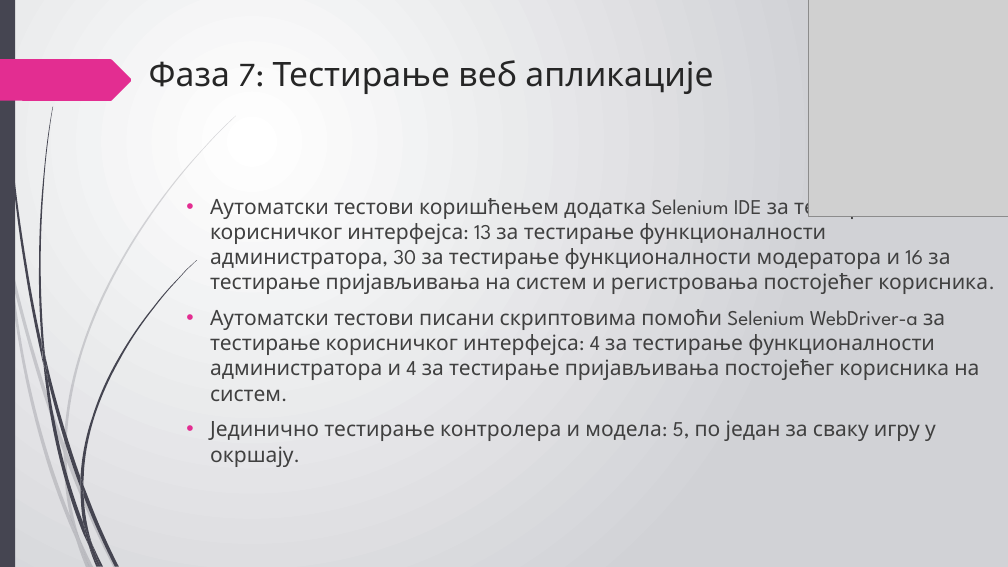
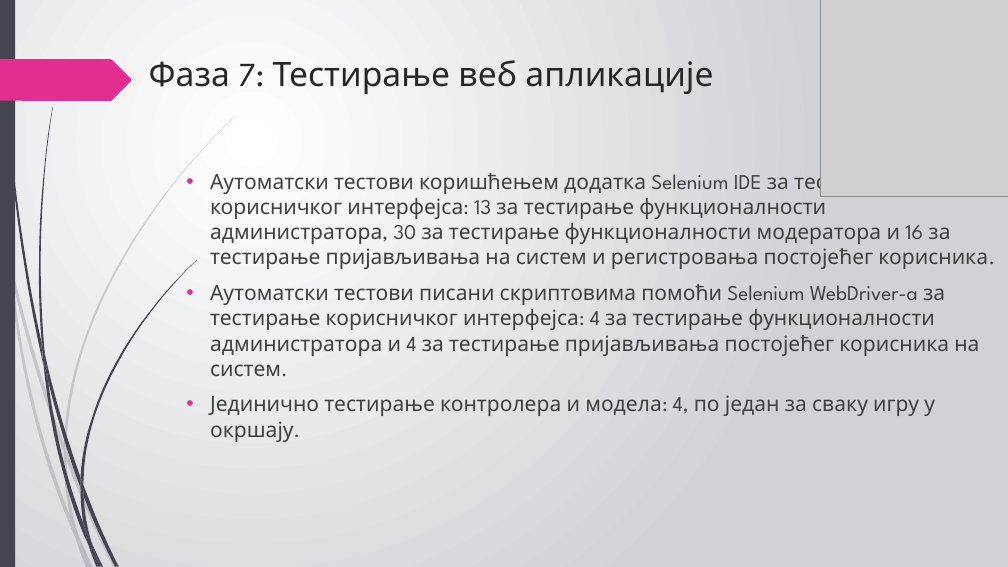
Before and after one commit to sanjaadrobnjak/psi-projekat, a slide deck: slide 11 of Dokumentacija/Mreza znanja.pptx. Drawn at 1008x567 pixels with LibreOffice and Linux fonts; fonts in the diff are those of the drawing; grey boxes stand for pictures. Boxes give left, top, right and bottom in pixels: in the first picture for what was removed or moved away, otherwise in the second. Text is boxed around its words. In the diff, an @@ line names an element or a change of style, - is before the commit and + after.

```diff
--- a/Dokumentacija/Mreza znanja.pptx
+++ b/Dokumentacija/Mreza znanja.pptx
@@ picture resized from (x1=808, y1=0, x2=1008, y2=217) to (x1=820, y1=0, x2=1008, y2=197) @@
@@ text "Аутоматски тестови коришћењем додатка Selenium ..." moved from (x1=210, y1=194, x2=988, y2=467) to (x1=210, y1=169, x2=988, y2=442) @@
@@ text at (x1=210, y1=395, x2=935, y2=442): text changed @@
-  • Јединично тестирање контролера и модела: 5, по један за сваку игру у окршају.
+  • Јединично тестирање контролера и модела: 4, по један за сваку игру у окршају.
```
Also in this commit, not shown: 10 other slides changed.
